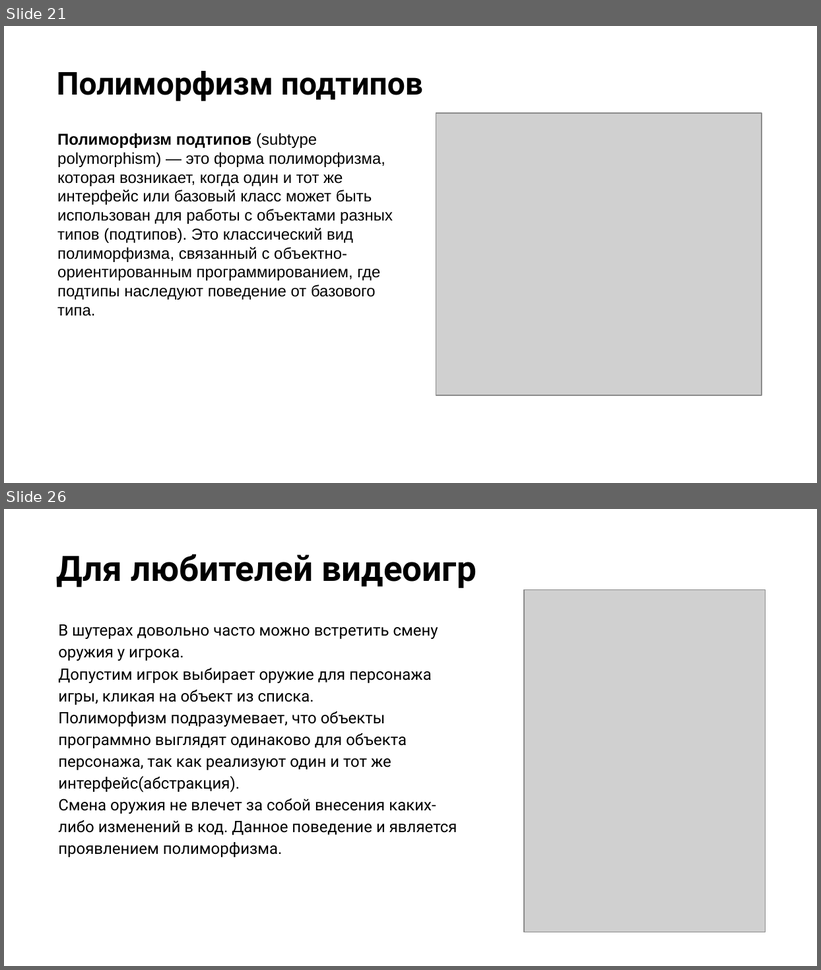
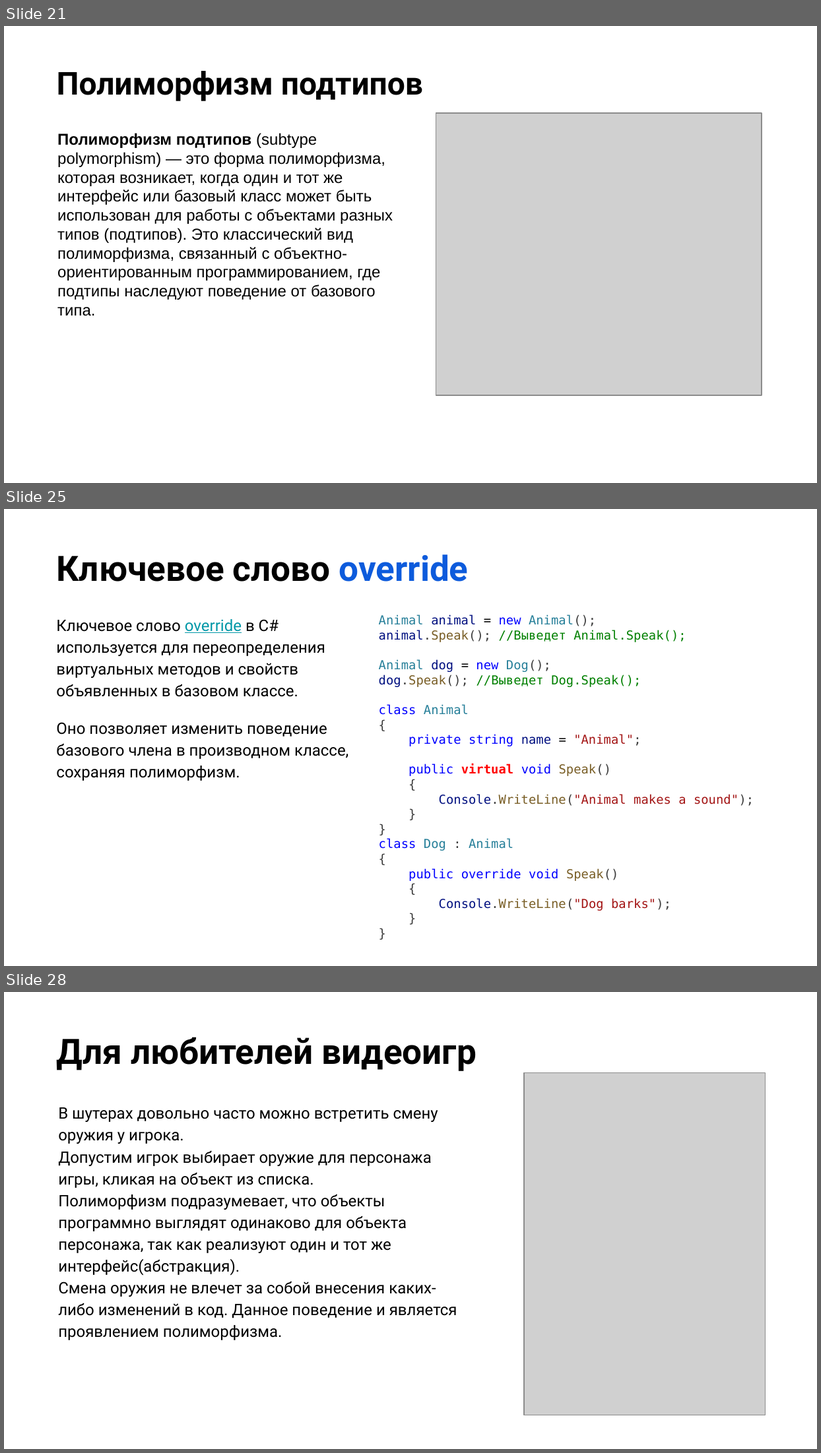
Before and after one commit to NilovPavel/OOP, a slide deck: ООПp.2.pptx. Shown one above the other, each under a label of ours: slides 21 and 26 before the commit, slides 21, 25 and 28 after it; the slides between them are not shown. The pictures are 821x970 and 821x1453 pixels, drawn with LibreOffice and Linux fonts; fonts in the diff are those of the drawing; grey boxes stand for pictures; background and template pictures are left out. Boxes give left, top, right and bottom in pixels: in the first picture for what was removed or moved away, otherwise in the second. Text is boxed around its words. In the diff, an @@ line names an element or a change of style, - is before the commit and + after.

```diff
--- a/ООПp.2.pptx
+++ b/ООПp.2.pptx
@@ slide 25 added at (x1=4, y1=509, x2=817, y2=966), background picture (left out) @@
@@ title added at (x1=57, y1=555, x2=469, y2=582), 31 pt, text #000000, bold @@
+Ключевое слово override
@@ text added at (x1=56, y1=619, x2=349, y2=781), 14 pt, text #000000 @@
+Ключевое слово override в C# используется для переопределения виртуальных методов и свойств объявленных в базовом классе.
+Оно позволяет изменить поведение базового члена в производном классе, сохраняя полиморфизм.
@@ text added at (x1=379, y1=615, x2=754, y2=911), 11 pt, text #0000FF @@
+Animal animal = new Animal();
+animal.Speak(); //Выведет Animal.Speak();
+Animal dog = new Dog();
+dog.Speak(); //Выведет Dog.Speak();
+class Animal
+{
+private string name = "Animal";
+public virtual void Speak()
+{
+Console.WriteLine("Animal makes a sound");
+}
+}
+class Dog : Animal
+{
+public override void Speak()
+{
+Console.WriteLine("Dog barks");
+}
+}
@@ what was slide 26 is now slide 28 @@
```
Also in this commit, not shown: 8 slides changed, 3 other slides added, 2 slides removed, 2 other files.
